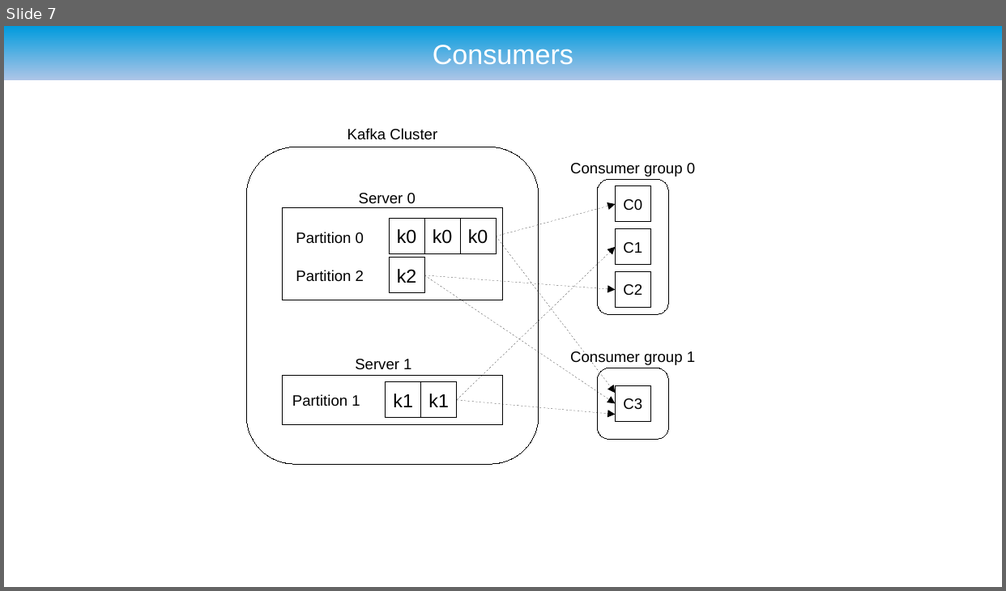
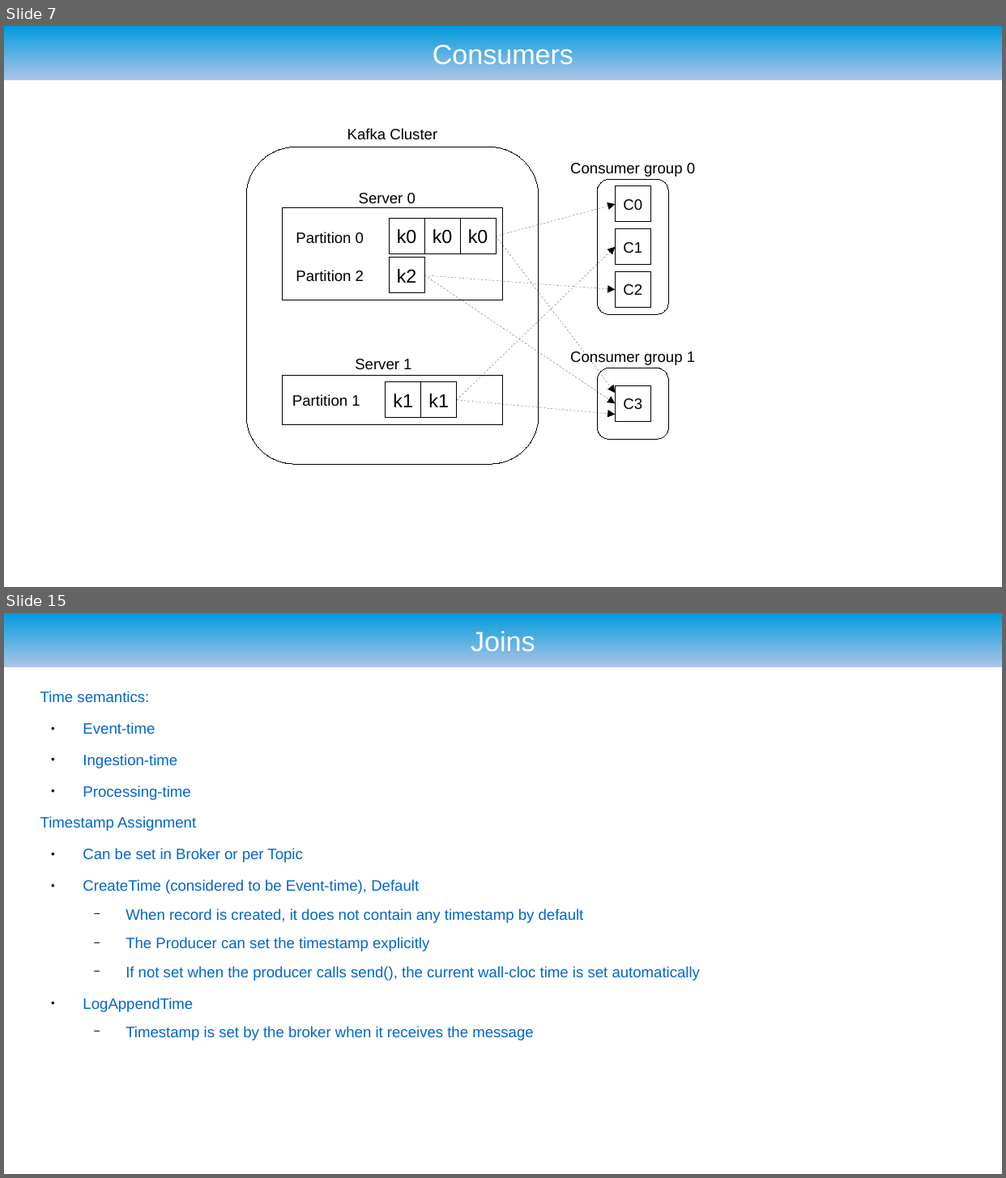
Before and after one commit to ryzlab/kafka-kompetensdag, a slide deck: kafka-demo/presentation.odp. Shown one above the other, each under a label of ours: slide 7 before the commit, slides 7 and 15 after it; the slides between them are not shown. The pictures are 1006x591 and 1006x1178 pixels, drawn with LibreOffice and Linux fonts; fonts in the diff are those of the drawing; background and template pictures are left out. Boxes give left, top, right and bottom in pixels: in the first picture for what was removed or moved away, otherwise in the second. Text is boxed around its words. In the diff, an @@ line names an element or a change of style, - is before the commit and + after.

```diff
--- a/kafka-demo/presentation.odp
+++ b/kafka-demo/presentation.odp
@@ slide 15 added at <box>4,613,1002,1174</box>, background #FFFFFF; not listed: 1 template element that a slide beside it also shows @@
@@ title added at <box>471,628,535,652</box>, 22 pt, text #FFFFFF @@
+Joins
@@ text added at <box>40,691,700,1041</box>, 12 pt, text #0066CC @@
+Time semantics:
+● Event-time
+● Ingestion-time
+● Processing-time
+Timestamp Assignment
+● Can be set in Broker or per Topic
+● CreateTime (considered to be Event-time), Default
+  − When record is created, it does not contain any timestamp by default
+  − The Producer can set the timestamp explicitly
+  − If not set when the producer calls send(), the current wall-cloc time is set automatically
+● LogAppendTime
+  − Timestamp is set by the broker when it receives the message
```
Also in this commit, not shown: 9 other slides added, 11 other files.
